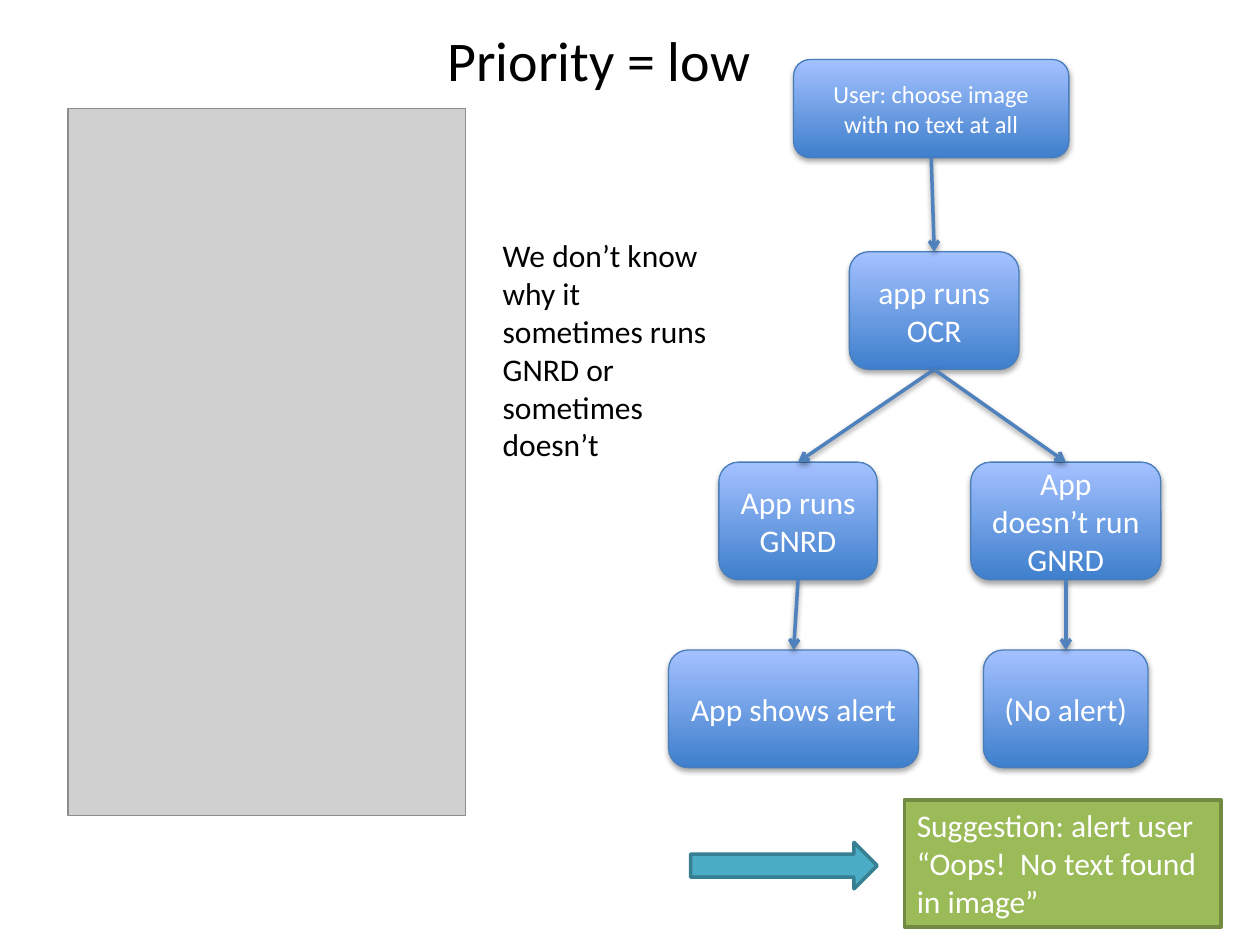
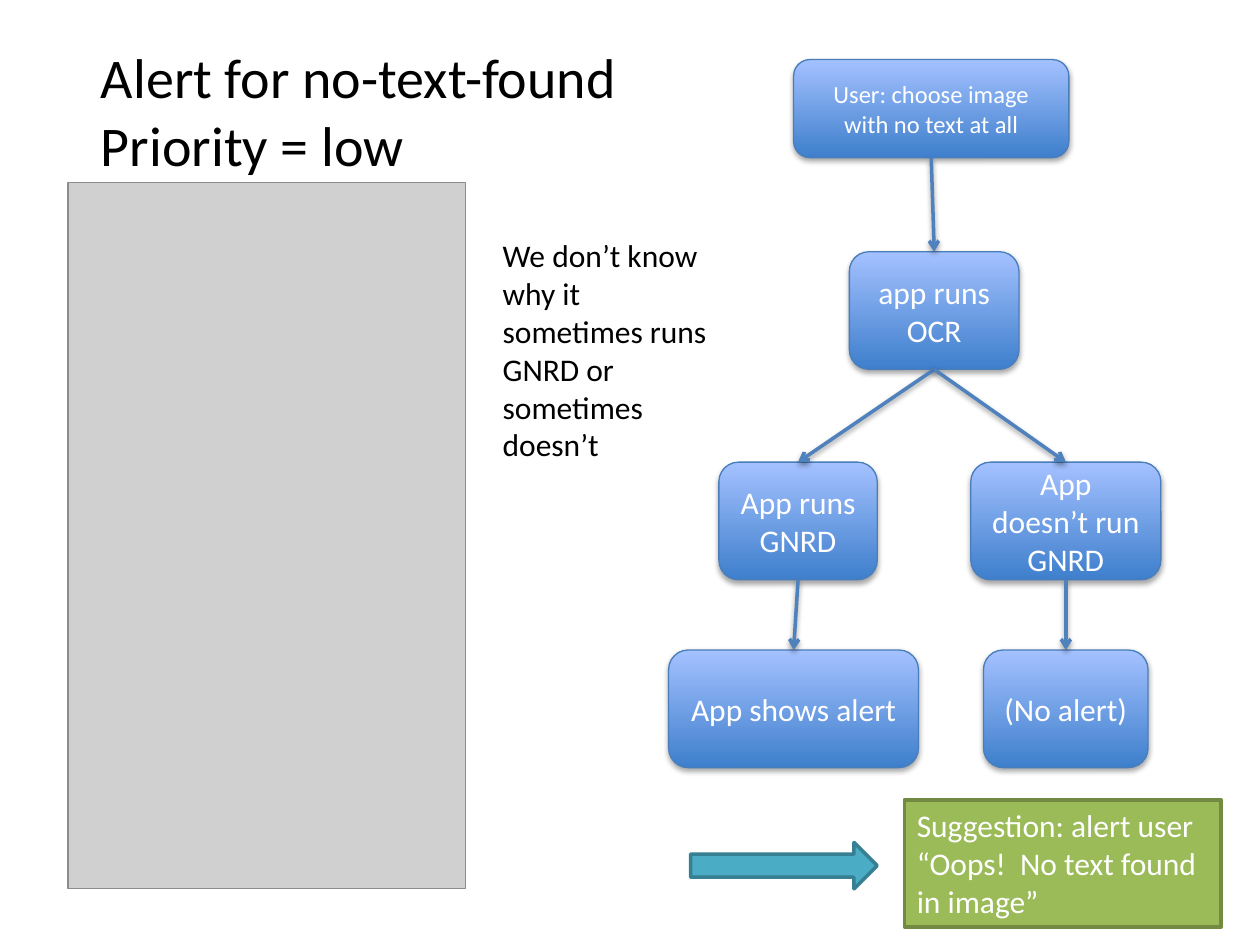
Before and after one commit to phylotastic/Pt_Mobile_Application, a slide deck: slide 15 of design/mobile_app_mvp_priorities.pptx. Drawn at 1260x945 pixels with LibreOffice and Linux fonts; fonts in the diff are those of the drawing; grey boxes stand for pictures. Boxes give left, top, right and bottom in pixels: in the first picture for what was removed or moved away, otherwise in the second. Text is boxed around its words. In the diff, an @@ line names an element or a change of style, - is before the commit and + after.

Commit message:
revised text to refer to help

```diff
--- a/design/mobile_app_mvp_priorities.pptx
+++ b/design/mobile_app_mvp_priorities.pptx
@@ text "Alert for no-text-found": place and size @@
-text "Alert for no-text-found" at (448, 42, 750, 90)
+text "Alert for no-text-found" at (101, 59, 616, 175)
@@ text at (101, 59, 616, 99): paragraph added @@
+Alert for no-text-found
@@ picture: place and size @@
-picture at (68, 108, 465, 815)
+picture at (68, 183, 465, 890)
```
Also in this commit, not shown: 1 other slide changed.
